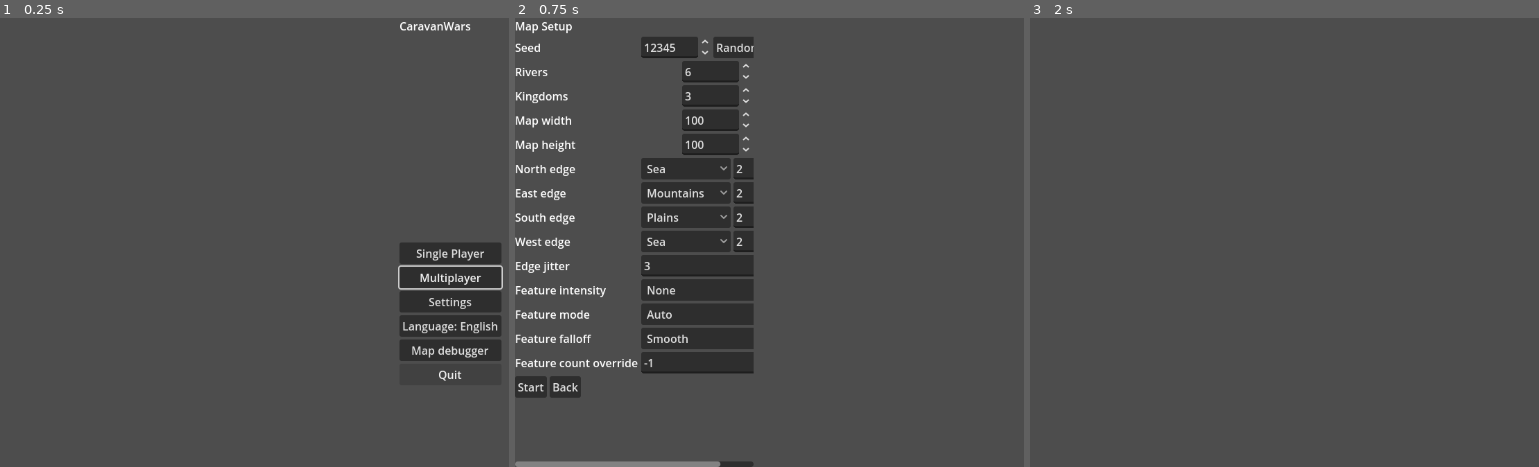
Above: before the commit, frames 1-3 (left to right).
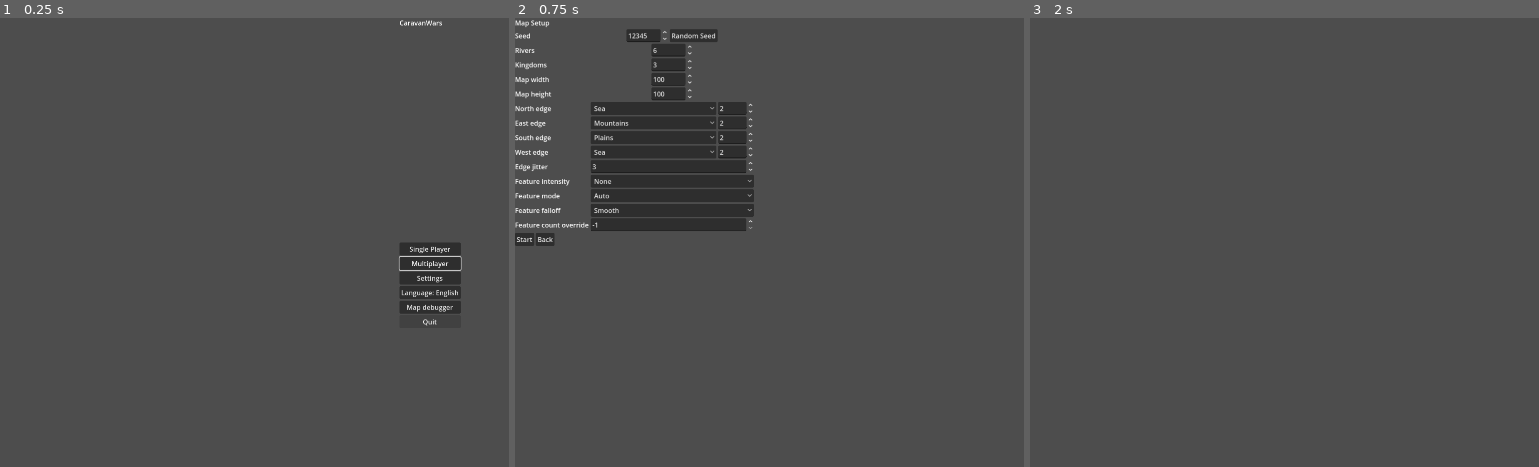
Above: after the commit, the same moments.

Repository: sepa79/CaravanWars
Game: Godot game, scene res://scenes/Main.tscn
Two runs of this game, one before a commit and one after it. Both use one fixed random seed, a clock stepped at 60 frames per second and the inputs below.
Inputs:
- Up to frame 1 (0.25 s): no input
- Up to frame 2 (0.75 s): click "Single Player" at 0.5 s
- Up to frame 3 (2 s): click "Start" at 1.25 s

The runs differ from the first frame. In frame 1, 3.6% of the frame differs, in the area x 78-99%, y 0-81%; in frame 2, 17%, in the area x 0-47%, y 0-100%; in frame 3, nothing differs.

Commit message:
fix: restore debug viewport controls

Diff:
--- a/game/project.godot
+++ b/game/project.godot
@@ -68,3 +68,11 @@
 I18N="*res://autoload/I18N.gd"
 Net="*res://autoload/Net.gd"
 World="*res://autoload/World.gd"
+
+[display]
+
+window/size/viewport_width=1920
+window/size/viewport_height=1080
+window/size/window_width=1920
+window/size/window_height=1080
+window/size/resizable=true
--- a/game/ui/MapView.gd
+++ b/game/ui/MapView.gd
@@ -467,7 +467,8 @@
             _rotating_camera = false
 
 func _is_pointer_over_viewport(pointer_position: Vector2) -> bool:
-    return get_global_rect().has_point(pointer_position)
+    var local_rect := Rect2(Vector2.ZERO, size)
+    return local_rect.has_point(pointer_position)
 
 func _apply_zoom_step(direction: float) -> void:
     var multiplier: float = 1.0
Not shown, changed: CHANGELOG.md
